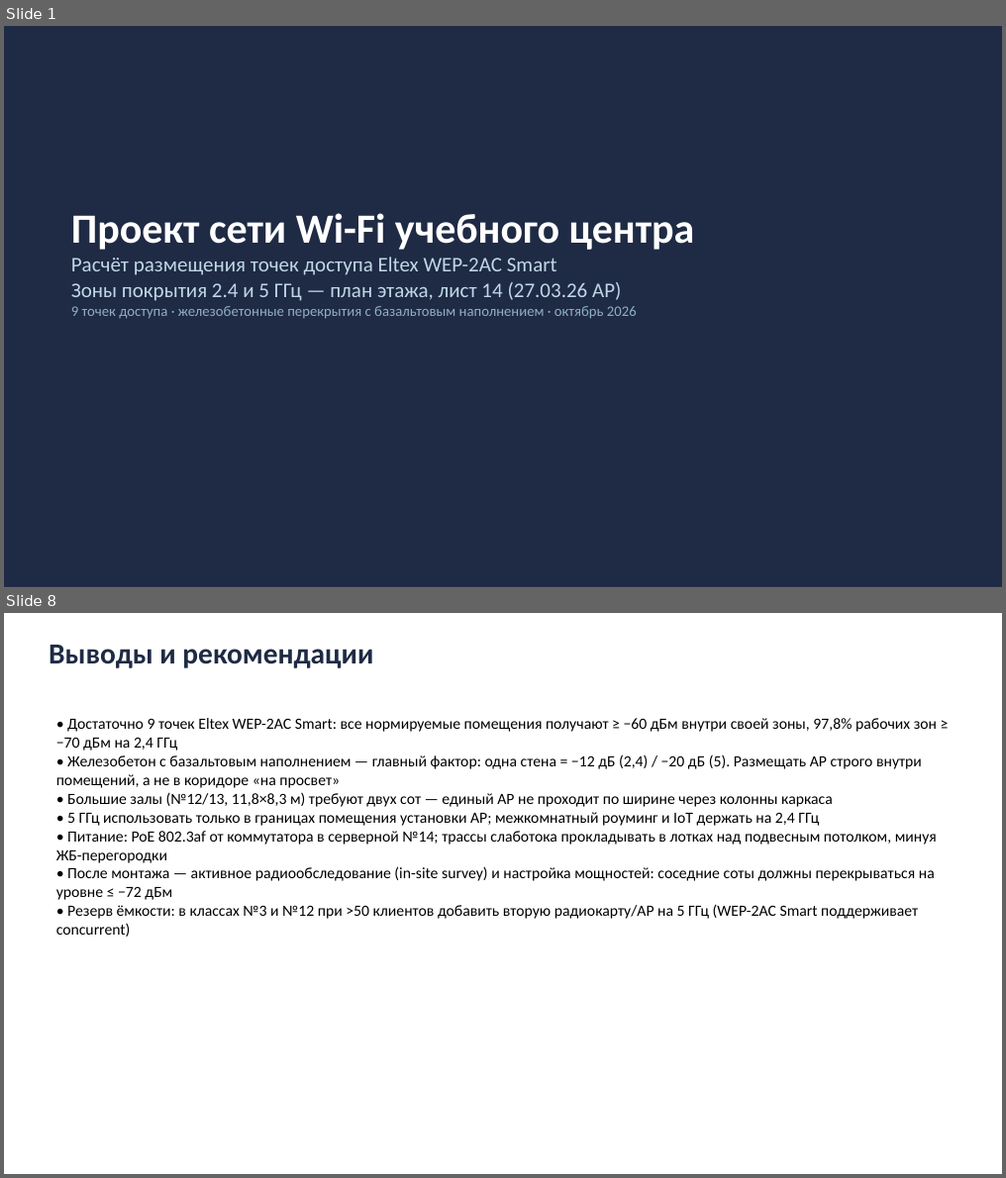
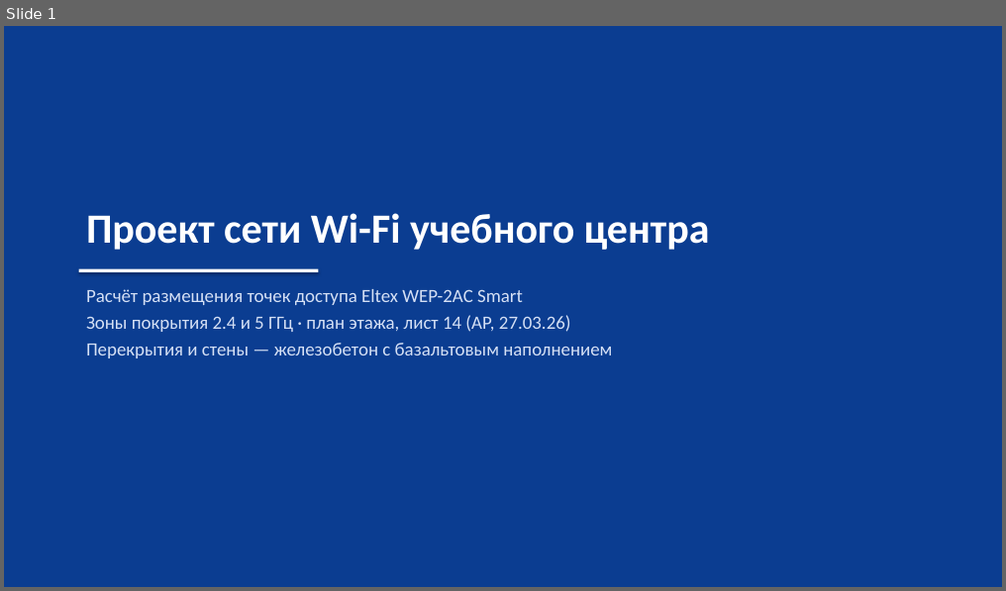
Before and after one commit to vertikalnii/preza, a slide deck: out/WiFi_Eltex_WEP-2AC_план_лист14.pptx. Shown one above the other, each under a label of ours: slides 1 and 8 before the commit, slide 1 after it; the slides between them are not shown. The pictures are 1006x1178 and 1006x591 pixels, drawn with LibreOffice and Linux fonts; fonts in the diff are those of the drawing. Boxes give left, top, right and bottom in pixels: in the first picture for what was removed or moved away, otherwise in the second. Text is boxed around its words. In the diff, an @@ line names an element or a change of style, - is before the commit and + after.

```diff
--- a/out/WiFi_Eltex_WEP-2AC_план_лист14.pptx
+++ b/out/WiFi_Eltex_WEP-2AC_план_лист14.pptx
@@ slide 8 removed at <box>4,613,1002,1174</box>, background #FFFFFF @@
@@ text removed at <box>49,645,373,668</box> @@
-Выводы и рекомендации
@@ text removed at <box>56,718,937,937</box> @@
-• Достаточно 9 точек Eltex WEP-2AC Smart: все нормируемые помещения получают ≥ −60 дБм внутри своей зоны, 97,8% рабочих зон ≥ −70 дБм на 2,4 ГГц
-• Железобетон с базальтовым наполнением — главный фактор: одна стена = −12 дБ (2,4) / −20 дБ (5). Размещать AP строго внутри помещений, а не в коридоре «на просвет»
-• Большие залы (№12/13, 11,8×8,3 м) требуют двух сот — единый AP не проходит по ширине через колонны каркаса
-• 5 ГГц использовать только в границах помещения установки AP; межкомнатный роуминг и IoT держать на 2,4 ГГц
-• Питание: PoE 802.3af от коммутатора в серверной №14; трассы слаботока прокладывать в лотках над подвесным потолком, минуя ЖБ-перегородки
-• После монтажа — активное радиообследование (in-site survey) и настройка мощностей: соседние соты должны перекрываться на уровне ≤ −72 дБм
-• Резерв ёмкости: в классах №3 и №12 при >50 клиентов добавить вторую радиокарту/AP на 5 ГГц (WEP-2AC Smart поддерживает concurrent)
@@ slide 1 changed as well @@
@@ rectangle at <box>4,26,1002,587</box>: fill #1F2A44 to #0B3D91 @@
@@ text "Проект сети Wi-Fi учебного центра": place and size @@
-text "Проект сети Wi-Fi учебного центра" at <box>71,213,695,319</box>
+text "Проект сети Wi-Fi учебного центра" at <box>86,213,710,250</box>
@@ text "Проект сети Wi-Fi учебного центра" at <box>86,213,710,250</box>: more space between paragraphs @@
@@ text at <box>71,257,637,319</box>: paragraphs removed @@
-Расчёт размещения точек доступа Eltex WEP-2AC Smart
-Зоны покрытия 2.4 и 5 ГГц — план этажа, лист 14 (27.03.26 АР)
-9 точек доступа · железобетонные перекрытия с базальтовым наполнением · октябрь 2026
@@ rectangle added at <box>79,270,319,273</box>, fill #FFFFFF @@
@@ text added at <box>86,289,612,359</box>, 18 pt, text #D5E0F5 @@
+Расчёт размещения точек доступа Eltex WEP-2AC Smart
+Зоны покрытия 2.4 и 5 ГГц · план этажа, лист 14 (АР, 27.03.26)
+Перекрытия и стены — железобетон с базальтовым наполнением
```
Also in this commit, not shown: 8 slides added, 6 other slides removed, 11 other files.
